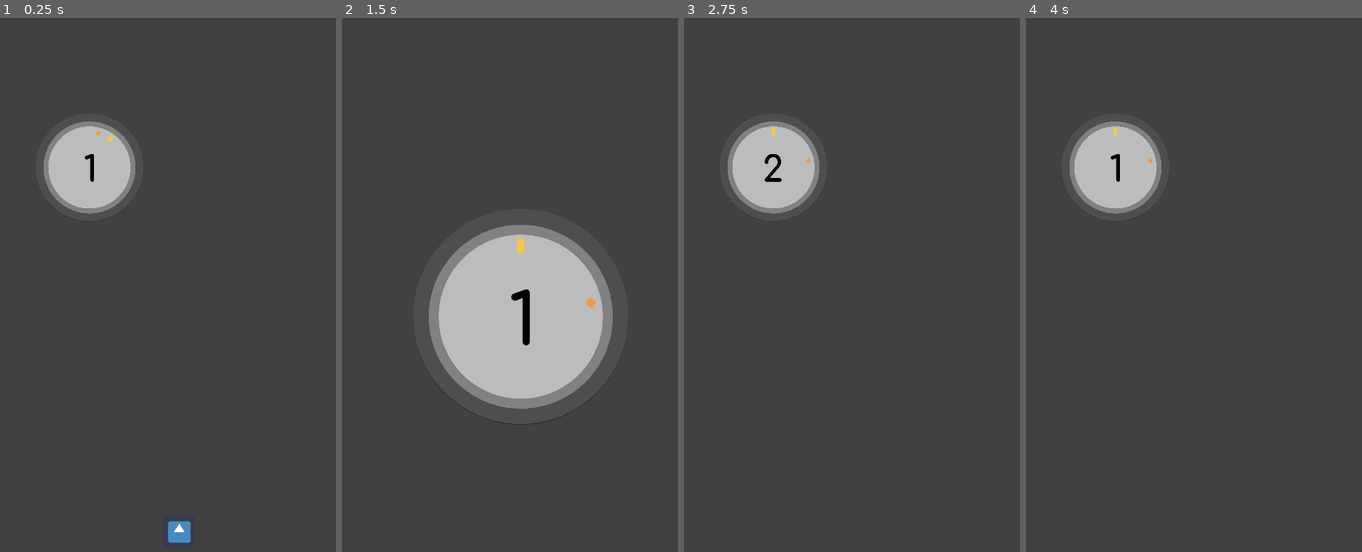
Above: before the commit, frames 1-4 (left to right).
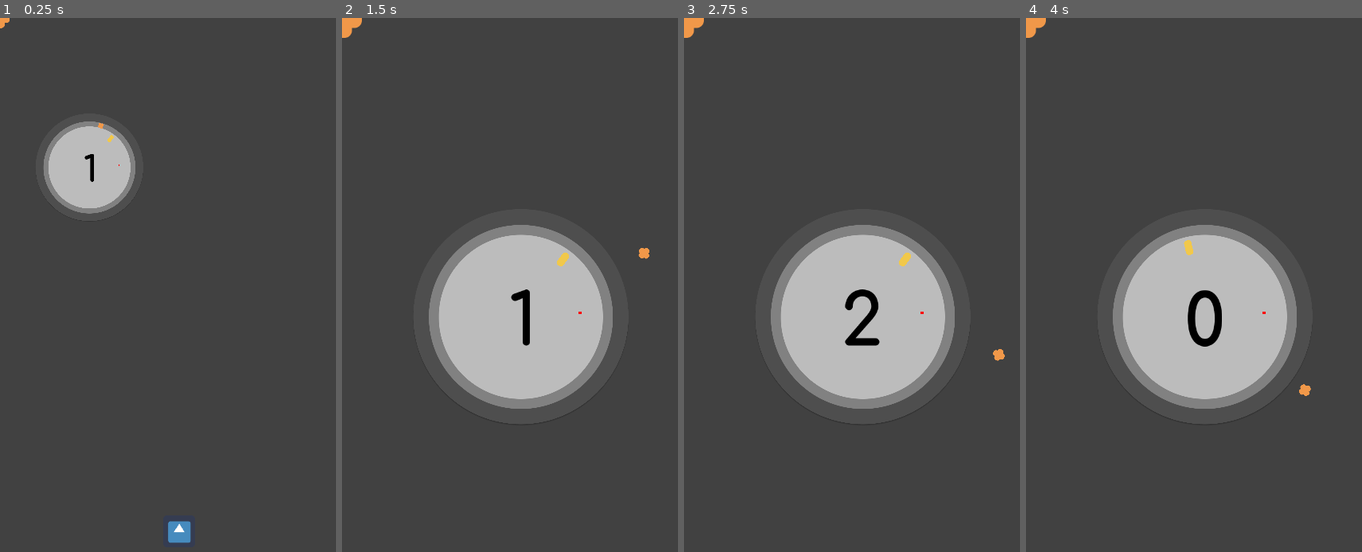
Above: after the commit, the same moments.

Repository: takecare/popthelock
Game: Godot game, scene res://scenes/Start.tscn
The game is run twice, just before and just after one commit, with the same random seed, the same clock (stepped at 60 frames per second) and the same inputs. The engine's default icon, where the game draws it, is replaced by a stand-in: a white triangle on a blue panel in a dark square.
Inputs (mouse positions are in pixels of both pictures, inside the frame that each line leads up to):
- Up to frame 1 (0.25 s): no input
- Up to frame 2 (1.5 s): click (520, 530) at 0.5 s; tap Enter at 1.25 s; move the mouse to (600, 306) at 1.27 s; hold W from 1.28 s (still down); click (600, 306) at 1.35 s
- Up to frame 3 (2.75 s): move the mouse to (791, 370) at 2.02 s; release W at 2.03 s; hold S from 2.03 s (still down); click (791, 370) at 2.1 s
- Up to frame 4 (4 s): tap Space at 2.75 s; move the mouse to (1241, 194) at 2.77 s; release S at 2.78 s; hold W from 2.78 s (still down); tap G at 2.85 s; click (1241, 194) at 3.05 s; tap Enter at 3.5 s; move the mouse to (1187, 461) at 3.52 s; tap H at 3.6 s; click (1187, 461) at 3.8 s

The runs differ from the first frame. In frame 1, less than 0.1% of the frame differs, in the area x 0-36%, y 0-28%; in frame 2, 0.5%; in frame 3, 19%; in frame 4, 19%, in the area x 0-85%, y 0-74%.

Commit message:
wip: move crosshair children to a body node so we can just move those and add other children that are not affected by the rotation

Diff:
--- a/animations/crosshair_hit.tres
+++ b/animations/crosshair_hit.tres
@@ -5,7 +5,7 @@
 length = 0.3
 step = 0.01
 tracks/0/type = "value"
-tracks/0/path = NodePath("SmallerSprite:visible")
+tracks/0/path = NodePath("Body/SmallerSprite:visible")
 tracks/0/interp = 1
 tracks/0/loop_wrap = true
 tracks/0/imported = false
@@ -17,7 +17,7 @@
 "values": [ true, false ]
 }
 tracks/1/type = "value"
-tracks/1/path = NodePath("SmallerSprite:scale")
+tracks/1/path = NodePath("Body/SmallerSprite:scale")
 tracks/1/interp = 1
 tracks/1/loop_wrap = true
 tracks/1/imported = false
@@ -29,7 +29,7 @@
 "values": [ Vector2( 0.7, 0.7 ), Vector2( 1.5, 1.5 ), Vector2( 0.6, 0.6 ), Vector2( 0.8, 0.8 ), Vector2( 0.7, 0.7 ) ]
 }
 tracks/2/type = "value"
-tracks/2/path = NodePath("Sprite:scale")
+tracks/2/path = NodePath("Body/Sprite:scale")
 tracks/2/interp = 1
 tracks/2/loop_wrap = true
 tracks/2/imported = false
@@ -41,7 +41,7 @@
 "values": [ Vector2( 1, 1 ), Vector2( 2, 2 ), Vector2( 1.2, 1.2 ), Vector2( 0.8, 0.8 ) ]
 }
 tracks/3/type = "value"
-tracks/3/path = NodePath("Sprite:modulate")
+tracks/3/path = NodePath("Body/Sprite:modulate")
 tracks/3/interp = 1
 tracks/3/loop_wrap = true
 tracks/3/imported = false
@@ -53,7 +53,7 @@
 "values": [ Color( 1, 1, 1, 1 ), Color( 1, 1, 1, 0.501961 ), Color( 1, 1, 1, 0 ), Color( 1, 1, 1, 1 ) ]
 }
 tracks/4/type = "value"
-tracks/4/path = NodePath("SmallerSprite:modulate")
+tracks/4/path = NodePath("Body/SmallerSprite:modulate")
 tracks/4/interp = 1
 tracks/4/loop_wrap = true
 tracks/4/imported = false
--- a/project.godot
+++ b/project.godot
@@ -9,10 +9,15 @@
 config_version=4
 
 _global_script_classes=[ {
-"base": "",
+"base": "Node2D",
 "class": "Crosshair",
 "language": "GDScript",
 "path": "res://scripts/Crosshair.gd"
+}, {
+"base": "",
+"class": "CrosshairBody",
+"language": "GDScript",
+"path": "res://scripts/CrosshairBody.gd"
 }, {
 "base": "TextureButton",
 "class": "FadeButton",
@@ -41,6 +46,7 @@
 } ]
 _global_script_class_icons={
 "Crosshair": "",
+"CrosshairBody": "",
 "FadeButton": "",
 "Lock": "",
 "Score": "",
@@ -67,6 +73,9 @@
 
 window/size/width=720
 window/size/height=1280
+window/size/test_width=360
+window/size/test_height=640
+window/handheld/orientation="portrait"
 window/stretch/mode="2d"
 window/stretch/aspect="keep"
 
--- a/scenes/Crosshair.tscn
+++ b/scenes/Crosshair.tscn
@@ -1,29 +1,39 @@
-[gd_scene load_steps=6 format=2]
+[gd_scene load_steps=8 format=2]
 
 [ext_resource path="res://sprites/crosshair.png" type="Texture" id=1]
 [ext_resource path="res://scripts/Crosshair.gd" type="Script" id=2]
 [ext_resource path="res://animations/crosshair_rotate_right.tres" type="Animation" id=3]
 [ext_resource path="res://animations/crosshair_hit.tres" type="Animation" id=4]
+[ext_resource path="res://scripts/CrosshairBody.gd" type="Script" id=5]
+[ext_resource path="res://icon.png" type="Texture" id=6]
 
 [sub_resource type="CircleShape2D" id=1]
 radius = 40.1995
 
-[node name="Crosshair" type="Area2D"]
+[node name="Crosshair" type="Node2D"]
 script = ExtResource( 2 )
 
-[node name="Sprite" type="Sprite" parent="."]
-scale = Vector2( 0.8, 0.8 )
+[node name="Body" type="Area2D" parent="."]
+script = ExtResource( 5 )
+
+[node name="Sprite" type="Sprite" parent="Body"]
 texture = ExtResource( 1 )
 
-[node name="SmallerSprite" type="Sprite" parent="."]
-visible = false
+[node name="SmallerSprite" type="Sprite" parent="Body"]
+modulate = Color( 1, 1, 1, 0 )
 scale = Vector2( 0.7, 0.7 )
 texture = ExtResource( 1 )
 
-[node name="CollisionShape2D" type="CollisionShape2D" parent="."]
-visible = false
+[node name="CollisionShape2D" type="CollisionShape2D" parent="Body"]
 shape = SubResource( 1 )
 
 [node name="AnimationPlayer" type="AnimationPlayer" parent="."]
 anims/hit = ExtResource( 4 )
 anims/rotate_right = ExtResource( 3 )
+
+[node name="Sprite" type="Sprite" parent="."]
+visible = false
+texture = ExtResource( 6 )
+
+[connection signal="_on_target_hit" from="Body" to="." method="_target_hit"]
+[connection signal="_on_target_missed" from="Body" to="." method="_target_missed"]
--- a/scenes/Main.tscn
+++ b/scenes/Main.tscn
@@ -122,6 +122,8 @@
 [node name="Score" parent="Game" instance=ExtResource( 4 )]
 position = Vector2( 232, 524 )
 
+[node name="CrosshairDebug" parent="Game" instance=ExtResource( 1 )]
+
 [connection signal="tapped" from="GUI/HBox/StartButton" to="." method="_on_start_button_tapped"]
 [connection signal="area_entered" from="Game/Target" to="Game/Crosshair" method="_on_target_area_entered"]
 [connection signal="area_entered" from="Game/Target" to="Game/Target" method="_on_area_entered"]
--- a/scripts/Crosshair.gd
+++ b/scripts/Crosshair.gd
@@ -1,65 +1,31 @@
-class_name Crosshair extends "Rotatable.gd"
+class_name Crosshair extends Node2D
 
 signal on_target_hit
 signal on_target_missed
 
-var is_inside: bool = false
-var is_animating: bool = false
-
+onready var body: CrosshairBody = $Body
 
 func _ready() -> void:
-  monitoring = true # make sure signals like area_entered/_exited are emitted
-  $Sprite.visible = true
-  $SmallerSprite.visible = false # used for animation only
-  #scale = Vector2(0.6, 0.6) # debug
-
-
-func _physics_process(_delta: float) -> void:
-  if !Input.is_action_just_pressed("click"):
-    return
-  if is_inside:
-    _target_hit()
-  else:
-    _target_missed()
+  #body.position = position
+  pass
 
 
 func increase_rotation_around_by(point: Vector2, angle: float) -> void:
-  rotate_to_face_point = !is_animating
-  .increase_rotation_around_by(point, angle)
+  $Body.increase_rotation_around_by(position, angle)
+  pass
 
-
-# FIXME the problem here is that because the crosshair is already being constantly
-# rotated as it moves around the lock, this animation gets immediately overridden
 func _target_hit() -> void:
-  is_animating = true
-  $AnimationPlayer.connect("animation_finished", self, "_on_hit_animation_ended", [], CONNECT_ONESHOT)
-  $AnimationPlayer.play("hit", -1, 1.5)
   emit_signal("on_target_hit")
 
 
 func _on_hit_animation_ended(animation_name: String) -> void:
-  is_animating = false
+  $Body._on_hit_animation_ended(animation_name)
   pass
-
 
 
 func _target_missed() -> void:
   emit_signal("on_target_missed")
 
 
-# TODO how to determine how much both areas overlap?
-# A: consider dividing the current collision shape into at least 3, whilst maintaining
-# the same position - i.e. the 3 new shapes should form the current one. this way we
-# can say that it's only a hit if the crosshair is overlapping all 3 areas (or 2)
-# instead of just one
-
-# to be connected to Target's area_entered signal, letting us know that an area2d
-# has entered its (Target's) area2d. we don't actually check which area2d it is
-# because at any moment in the game, we only have two overlapping area2d
-# (crosshair and target areas)
-func _on_target_area_entered(_area: Area2D) -> void:
-  is_inside = true
-
-
-func _on_target_area_exited(_area: Area2D) -> void:
-  is_inside = false
+func _draw() -> void:
+  draw_circle(position, 10.0, Color.red)
--- /dev/null
+++ b/scripts/CrosshairBody.gd
@@ -0,0 +1,64 @@
+class_name CrosshairBody extends "Rotatable.gd"
+
+# we emit these signals so our parent (Crosshair) receives them and then emits
+# its own signals to up above
+signal _on_target_hit
+signal _on_target_missed
+
+var is_inside: bool = false
+var is_animating: bool = false
+
+
+func _ready() -> void:
+  monitoring = true # make sure signals like area_entered/_exited are emitted
+  $Sprite.visible = true
+  $SmallerSprite.visible = false # used for animation only
+  #scale = Vector2(0.6, 0.6) # debug
+
+
+func _physics_process(_delta: float) -> void:
+  if !Input.is_action_just_pressed("click"):
+    return
+  if is_inside:
+    _target_hit()
+  else:
+    _target_missed()
+
+
+func increase_rotation_around_by(point: Vector2, angle: float) -> void:
+  rotate_to_face_point = !is_animating
+  .increase_rotation_around_by(point, angle)
+
+
+func _target_hit() -> void:
+  is_animating = true
+  $AnimationPlayer.connect("animation_finished", self, "_on_hit_animation_ended", [], CONNECT_ONESHOT)
+  $AnimationPlayer.play("hit", -1, 1.5)
+  emit_signal("on_target_hit")
+
+
+func _on_hit_animation_ended(animation_name: String) -> void:
+  is_animating = false
+  pass
+
+
+func _target_missed() -> void:
+  emit_signal("on_target_missed")
+
+
+# TODO how to determine how much both areas overlap?
+# A: consider dividing the current collision shape into at least 3, whilst maintaining
+# the same position - i.e. the 3 new shapes should form the current one. this way we
+# can say that it's only a hit if the crosshair is overlapping all 3 areas (or 2)
+# instead of just one
+
+# to be connected to Target's area_entered signal, letting us know that an area2d
+# has entered its (Target's) area2d. we don't actually check which area2d it is
+# because at any moment in the game, we only have two overlapping area2d
+# (crosshair and target areas)
+func _on_target_area_entered(_area: Area2D) -> void:
+  is_inside = true
+
+
+func _on_target_area_exited(_area: Area2D) -> void:
+  is_inside = false
--- a/scripts/Main.gd
+++ b/scripts/Main.gd
@@ -36,7 +36,7 @@
       lock.body.rect_global_position.y + target_radius
     )
   )
-  crosshair.set_position(target.global_position)
+  #crosshair.set_position(target.global_position)
   score.center_on(lock_center)
   score.set_score(count)
   replace_target()
@@ -45,8 +45,13 @@
 
 func _process(delta: float) -> void:
   if should_crosshair_rotate:
-    var angle = crosshair_speed * delta * crosshair_rotation_direction
-    crosshair.increase_rotation_around_by(lock_center, angle)
+    _move_crosshair(delta)
+
+
+func _move_crosshair(delta: float) -> void:
+  var angle = crosshair_speed * delta * crosshair_rotation_direction
+  crosshair.increase_rotation_around_by(lock_center, angle)
+  $Game/CrosshairDebug.increase_rotation_around_by(lock_center, angle)
 
 
 func _physics_process(_delta: float) -> void:
@@ -54,6 +59,7 @@
 
 
 func _on_target_hit() -> void:
+# warning-ignore:unsafe_property_access
   if !is_playing or $Game/Score.in_progress:
     return
   replace_target()
@@ -66,7 +72,6 @@
   crosshair_rotation_direction *= -1
   var angle_deg = random.randf_range(min_angle_deg, max_angle_deg)
   var signed_angle = crosshair_rotation_direction * deg2rad(angle_deg)
-  print(min_angle_deg, " ", max_angle_deg, " ", angle_deg)
   target.increase_rotation_around_by(lock_center, signed_angle)
   var s = 1 if random.randf() > 0.5 else -1
   min_angle_deg += random.randf_range(5, 25) * s
@@ -106,6 +111,7 @@
 
 func _on_start_button_tapped(origin: FadeButton) -> void:
   origin.fade_out()
+# warning-ignore:unsafe_method_access
   camera.zoom_in()
   is_playing = true
 
--- a/scripts/Rotatable.gd
+++ b/scripts/Rotatable.gd
@@ -43,7 +43,6 @@
 
 
 func _reset_rotation(around: Vector2) -> void:
- # TODO find current angle
   var angle = _angle(around)
   _rotate(around, -_cumulative_rotation)
 
--- a/scripts/Start.gd
+++ b/scripts/Start.gd
@@ -2,4 +2,4 @@
 
 func _ready() -> void:
   # TODO splash screen with logo
-  get_tree().change_scene("res://scenes/Main.tscn")
+  var _ignored = get_tree().change_scene("res://scenes/Main.tscn")
